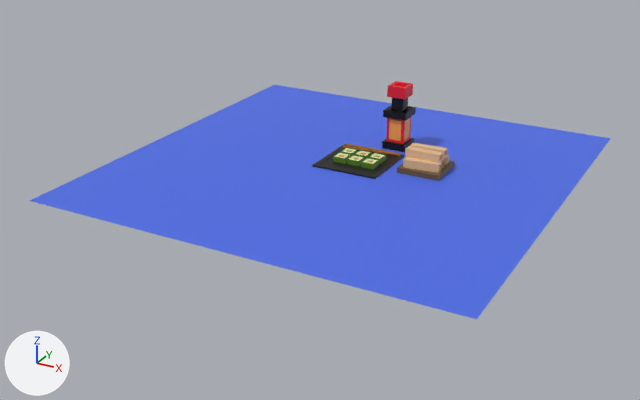
Renders of the Blender file blender/sushi.blend from each side of a commit.
Camera for both pictures: a camera (50 mm lens) standing at (29.2, -59.5, 25.7) and looking at (-1.2, -4.3, -2.0). The lights are fixed; the arrows at lower left show +X, +Y and +Z. The first picture is the older version.

In view in the first picture: 'Background', 'Plane', 'SoySauce', 'Sushi' and 6 more.
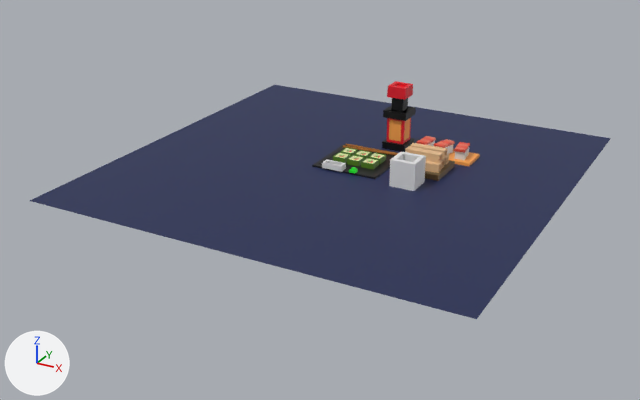
Where the change shows, as pixel boxes (x1, y1, x2, y2) in the pictures (640 x 400 px):
'Background', recoloured (blue to dark blue)
    both: (30, 85, 611, 319)
'SoySauce', moved
    both: (382, 81, 416, 152)
'Plane.006', added
    after: (389, 151, 426, 191)
'Plane.001', added
    after: (449, 149, 480, 166)
'Plane.005', added
    after: (454, 142, 470, 160)
'Plane.007', added
    after: (322, 159, 346, 172)
'Plane.004', added
    after: (433, 139, 455, 154)
'Plane.003', added
    after: (417, 136, 436, 146)
'Plane.008', added
    after: (349, 167, 358, 174)

Diff of the bpy script that builds the scene:
```diff
--- a/blender/sushi.blend.py
+++ b/blender/sushi.blend.py
@@ mat_material_007 @@
 mat_material_007 = principled_material('Material.007')
-mat_material_007.base_color = (0.0703, 0.149, 0.8)  # blue #4b6ce7
+mat_material_007.base_color = (0.011, 0.0201, 0.0871)  # dark blue #1b2753
@@ ob_soysauce @@
 ob_soysauce = bpy.data.objects.new('SoySauce', me_plane_002)
-ob_soysauce.location = (1.31, 4.69, 0.0)
+ob_soysauce.location = (1.31, 4.69, -0.02)
@@ ob_plane_008 @@
+ob_plane_008 = bpy.data.objects.new('Plane.008', me_plane_010)  # 16 vertices, 14 faces; spans x -0.265..0.265, y -0.265..0.265, z 0.0..0.4; in mat_material_020 (green #24e72d)
+ob_plane_008.location = (0.8, -2.53, 0.15)
+ob_plane_008.scale = (0.93, 0.93, 0.93)
@@ ob_plane_007 @@
+ob_plane_007 = bpy.data.objects.new('Plane.007', me_plane_009)  # 16 vertices, 14 faces; spans x -1.0..1.0, y -1.0..1.0, z 0.0..1.23; in mat_material_018 (white #e7e7e7), mat_material_019 (black #000000)
+ob_plane_007.location = (-0.9, -2.55, 0.15)
+ob_plane_007.scale = (0.851, 0.371, 0.371)
@@ ob_plane_006 @@
+ob_plane_006 = bpy.data.objects.new('Plane.006', me_plane_008)  # 16 vertices, 14 faces; spans x -1.0..1.0, y -1.0..1.0, z 0.0..2.11
+ob_plane_006.location = (5.24, -2.42, 0.0)
@@ ob_plane_005 @@
+ob_plane_005 = bpy.data.objects.new('Plane.005', me_plane_007)  # 28 vertices, 24 faces; spans x -1.01..1.04, y -1.15..1.17, z 0.0..2.16; in mat_material_015 (red #e74e39), mat_material_016 (red #e77760), mat_material_017 (white #e7e7e7)
+ob_plane_005.location = (6.98, 4.47, 0.24)
+ob_plane_005.rotation_euler = (0.0, 0.0, 3.264)  # degrees (0, 0, 187)
+ob_plane_005.scale = (0.411, 0.735, 0.411)
@@ ob_plane_004 @@
+ob_plane_004 = bpy.data.objects.new('Plane.004', me_plane_007)  # 28 vertices, 24 faces; spans x -1.01..1.04, y -1.15..1.17, z 0.0..2.16; in mat_material_015 (red #e74e39), mat_material_016 (red #e77760), mat_material_017 (white #e7e7e7)
+ob_plane_004.location = (5.42, 4.47, 0.24)
+ob_plane_004.rotation_euler = (0.0, 0.0, -0.263)  # degrees (0, 0, -15)
+ob_plane_004.scale = (0.411, 0.735, 0.411)
@@ ob_plane_003 @@
+ob_plane_003 = bpy.data.objects.new('Plane.003', me_plane_007)  # 28 vertices, 24 faces; spans x -1.01..1.04, y -1.15..1.17, z 0.0..2.16; in mat_material_015 (red #e74e39), mat_material_016 (red #e77760), mat_material_017 (white #e7e7e7)
+ob_plane_003.location = (3.86, 4.47, 0.24)
+ob_plane_003.rotation_euler = (0.0, 0.0, -0.108)  # degrees (0, 0, -6.2)
+ob_plane_003.scale = (0.411, 0.735, 0.411)
@@ ob_plane_001 @@
+ob_plane_001 = bpy.data.objects.new('Plane.001', me_plane_006)  # a box spanning x -1.0..1.0, y -1.0..1.0, z 0.0..0.18; in mat_material_009 (orange #ffa750)
+ob_plane_001.location = (5.59, 4.44, 0.0)
+ob_plane_001.scale = (2.49, 1.21, 1.34)
```
